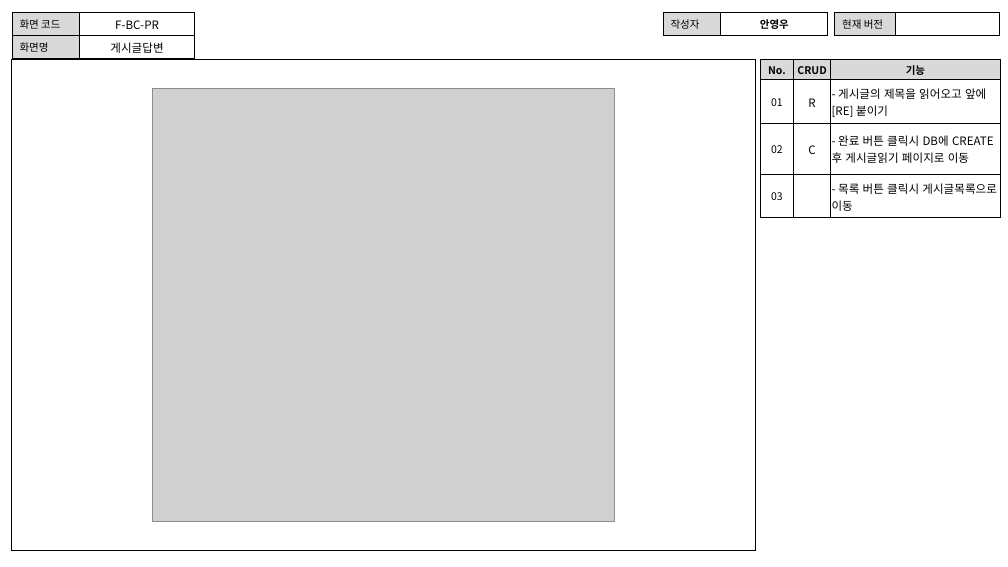
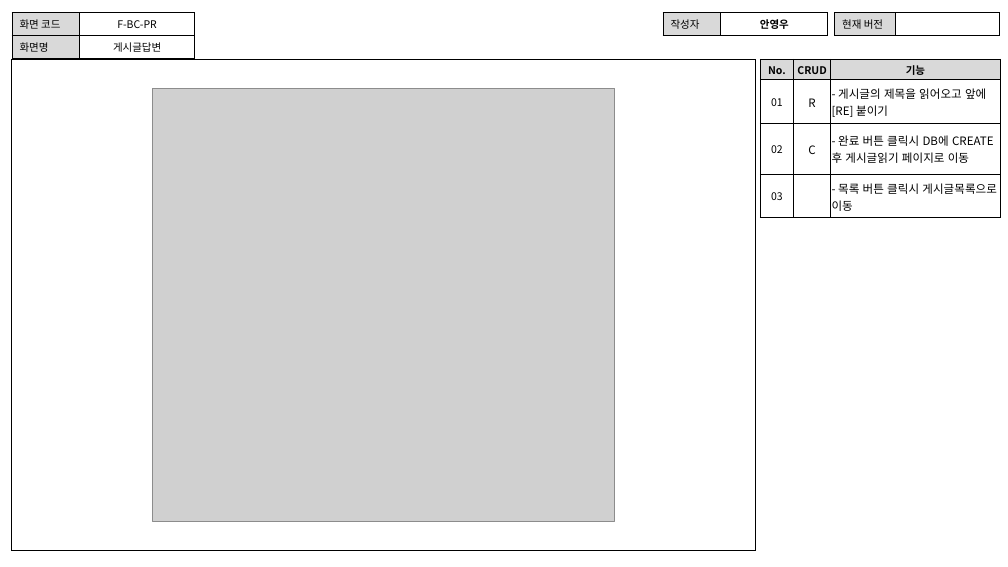
Before and after one commit to index506/cosmo6th_3thGroup, a slide deck: slide 9 of Text/02.화면설계도/3th_Project_화면 설계도(영우).pptx. Drawn at 1008x567 pixels with LibreOffice and Linux fonts; fonts in the diff are those of the drawing; grey boxes stand for pictures. Boxes give left, top, right and bottom in pixels: in the first picture for what was removed or moved away, otherwise in the second. Text is boxed around its words. In the diff, an @@ line names an element or a change of style, - is before the commit and + after.

```diff
--- a/Text/02.화면설계도/3th_Project_화면 설계도(영우).pptx
+++ b/Text/02.화면설계도/3th_Project_화면 설계도(영우).pptx
@@ table at (x1=12, y1=13, x2=194, y2=56) @@
@@ size 11 to 10 pt in "F-BC-PR", "게시글답변" @@
```
Also in this commit, not shown: 8 other slides changed, 2 other files.
